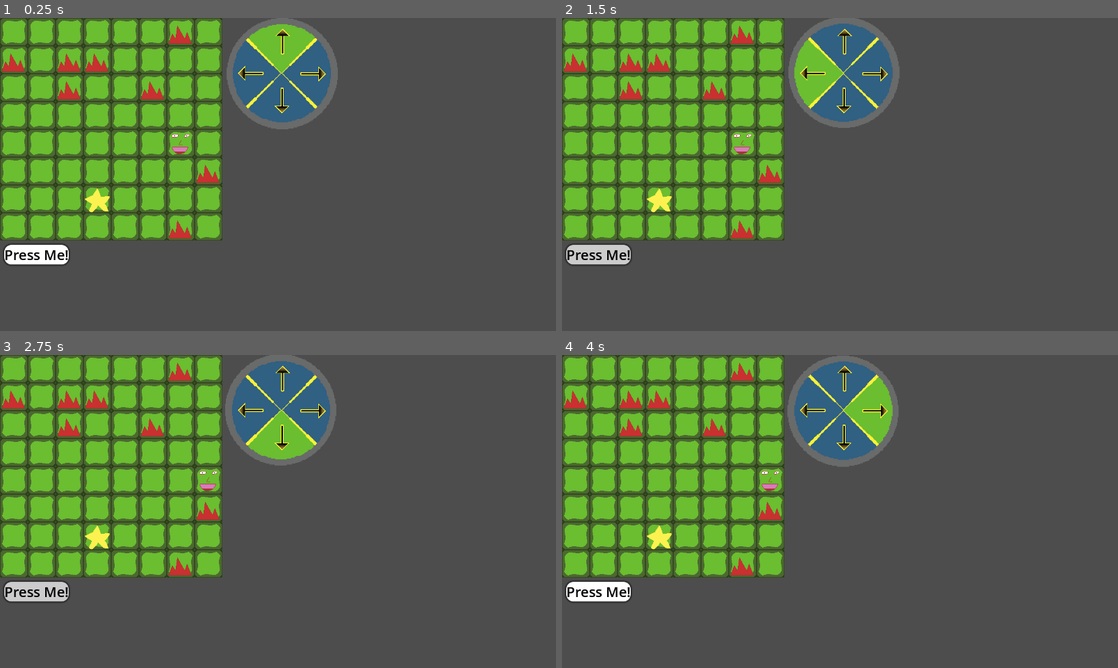
Above: before the commit, frames 1-4 (two rows, left to right).
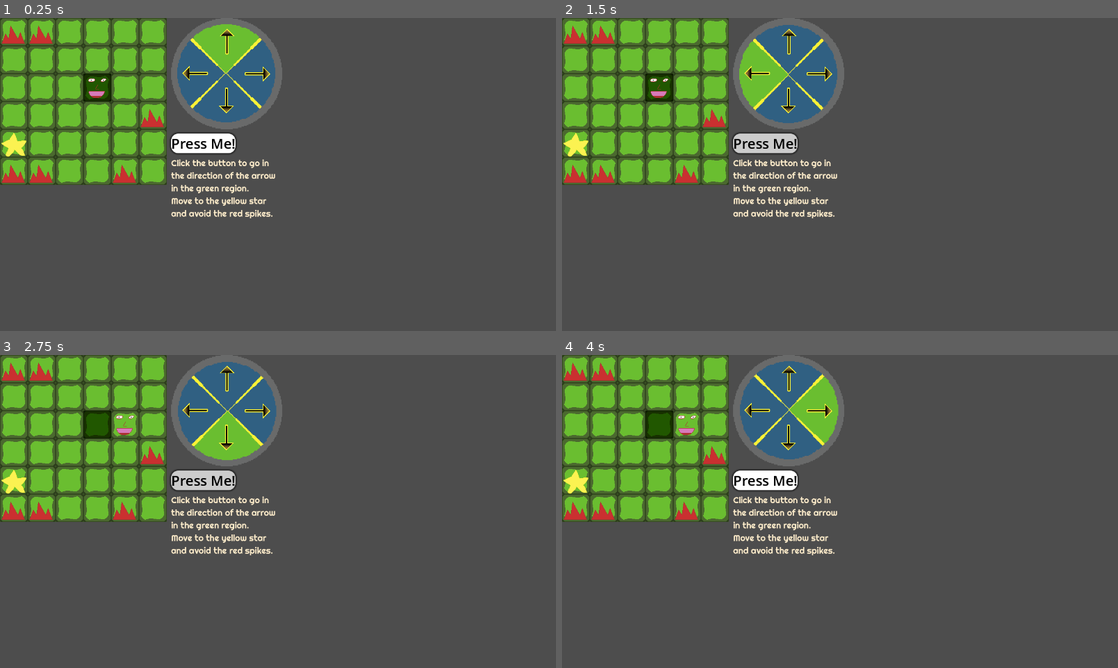
Above: after the commit, the same moments.

Repository: OrangePainting/in-this-economy
Game: Godot game, scene res://Scenes/Projects/grid_game_manager.tscn
Two runs of this game, one before a commit and one after it. Both use one fixed random seed, a clock stepped at 60 frames per second and the inputs below. This scene is started directly instead of the project's main scene.
Inputs (mouse positions are in pixels of both pictures, inside the frame that each line leads up to):
- Up to frame 1 (0.25 s): no input
- Up to frame 2 (1.5 s): click "Press Me!" at 0.5 s; click "Press Me!" at 1.25 s
- Up to frame 3 (2.75 s): click "Press Me!" at 2 s
- Up to frame 4 (4 s): tap Enter at 2.75 s; move the mouse to (962, 495) at 2.77 s; tap Space at 3.5 s; move the mouse to (728, 527) at 3.52 s

The runs differ from the first frame. In frame 1, 21% of the frame differs, in the area x 0-61%, y 0-80%; in frame 2, 21%; in frame 3, 21%; in frame 4, 22%.

Commit message:
Fixed some bugs with grid project
Krish Konda
11:35 06/23/36

Fixed some problems with collision, and added better animation for player movement.

Diff:
--- a/Scenes/Projects/grid.tscn
+++ b/Scenes/Projects/grid.tscn
@@ -4,5 +4,5 @@
 
 [node name="Grid" type="Node2D" unique_id=1362002633]
 script = ExtResource("1_ol77b")
-GRID_SIZE = 5
+GRID_SIZE = 6
 CELL_SIZE = 64
--- a/Scenes/Projects/grid_game_manager.tscn
+++ b/Scenes/Projects/grid_game_manager.tscn
@@ -6,6 +6,7 @@
 [ext_resource type="PackedScene" uid="uid://bn1efqqjxo7lw" path="res://Scenes/Projects/goal.tscn" id="4_o021q"]
 [ext_resource type="PackedScene" uid="uid://dx660pyvaki7f" path="res://Scenes/Projects/button.tscn" id="5_o021q"]
 [ext_resource type="PackedScene" uid="uid://b6pj7ivvrvxkg" path="res://Scenes/Projects/spinner.tscn" id="6_5bp7w"]
+[ext_resource type="Theme" uid="uid://b3klx57slj0l3" path="res://Assets/UI/soft_retro/soft_retro/soft_retro.tres" id="7_kpj4w"]
 
 [node name="GridGameManager" type="Control" unique_id=523907288 node_paths=PackedStringArray("grid", "goal", "person", "spinner", "button")]
 layout_mode = 3
@@ -17,12 +18,13 @@
 spinner = NodePath("Spinner")
 button = NodePath("Button")
 
-[node name="Grid" parent="." unique_id=1362002633 instance=ExtResource("2_ffw2k")]
-GRID_SIZE = 8
+[node name="Grid" parent="." unique_id=1362002633 node_paths=PackedStringArray("person") instance=ExtResource("2_ffw2k")]
+person = NodePath("../Person")
 
 [node name="Person" parent="." unique_id=160687002 node_paths=PackedStringArray("grid", "goal") instance=ExtResource("3_s11ug")]
 grid = NodePath("../Grid")
 goal = NodePath("../Goal")
+move_length = 0.1
 
 [node name="Goal" parent="." unique_id=794537095 node_paths=PackedStringArray("grid") instance=ExtResource("4_o021q")]
 grid = NodePath("../Grid")
@@ -35,4 +37,15 @@
 offset_right = 314.0
 offset_bottom = 45.0
 
+[node name="InfoLabel" type="Label" parent="." unique_id=1883961047]
+unique_name_in_owner = true
+layout_mode = 0
+offset_right = 256.0
+offset_bottom = 128.0
+theme = ExtResource("7_kpj4w")
+theme_override_font_sizes/font_size = 20
+text = "Click the button to go in the direction of the arrow in the green region.
+Move to the yellow star and avoid the red spikes."
+autowrap_mode = 2
+
 [connection signal="pressed" from="Button" to="." method="_on_button_pressed"]
--- a/Scenes/Projects/spinner.tscn
+++ b/Scenes/Projects/spinner.tscn
@@ -9,11 +9,11 @@
 
 [node name="SpinnerBackground" type="Sprite2D" parent="." unique_id=593067260]
 unique_name_in_owner = true
-position = Vector2(126, 127)
+position = Vector2(128, 128)
 scale = Vector2(2, 2)
 texture = ExtResource("1_4wjxi")
 centered = false
-offset = Vector2(-63, -63.5)
+offset = Vector2(-64, -64)
 
 [node name="UpArrow" type="Sprite2D" parent="." unique_id=1928081488]
 unique_name_in_owner = true
--- a/Scenes/Projects/square.tscn
+++ b/Scenes/Projects/square.tscn
@@ -2,6 +2,5 @@
 
 [ext_resource type="Texture2D" uid="uid://sfti6lmj1p4k" path="res://Assets/ProjectGrid/GridSquare.png" id="1_myyy1"]
 
-[node name="Square" type="Sprite2D" unique_id=1611979400]
+[node name="Square" type="TextureRect" unique_id=1927568463]
 texture = ExtResource("1_myyy1")
-centered = false
--- a/Scripts/Projects/grid.gd
+++ b/Scripts/Projects/grid.gd
@@ -1,6 +1,8 @@
 extends Node2D
 
 const Square = preload("res://Scenes/Projects/square.tscn")
+
+@export var person: Node2D
 
 @export_group("Grid Properties")
 @export var GRID_SIZE: int
@@ -11,6 +13,9 @@
 # Called when the node enters the scene tree for the first time.
 func _ready() -> void:
 	spawn_grid()
+	await get_tree().process_frame
+	grid[person.player_pos.x][person.player_pos.y].modulate = Color(0.31, 0.46, 0.009, 1.0)
+	print(person.player_pos)
 
 
 # Called every frame. 'delta' is the elapsed time since the previous frame.
--- a/Scripts/Projects/grid_game_manager.gd
+++ b/Scripts/Projects/grid_game_manager.gd
@@ -5,6 +5,8 @@
 @export var person: Node2D
 @export var spinner: Node2D
 @export var button: Button
+
+var total_time: float = 0
 
 var current_direction = 0 # Up, then clockwise
 var spin_delay = 0.4
@@ -22,8 +24,9 @@
 
 	person.person_moved.connect(check_obstacle_collision)
 
-	button.position = Vector2.DOWN * grid.GRID_SIZE * grid.CELL_SIZE + Vector2.ONE * PADDING
 	spinner.position = Vector2.RIGHT * grid.GRID_SIZE * grid.CELL_SIZE + Vector2.RIGHT * PADDING
+	button.position = spinner.position + Vector2.DOWN * spinner.spinner_size.y + Vector2.DOWN * PADDING
+	%InfoLabel.position = button.position + Vector2.DOWN * button.size.y + Vector2.DOWN * PADDING
 
 	num_spikes = grid.GRID_SIZE
 	for i in num_spikes:
@@ -32,12 +35,15 @@
 		add_child(s)
 		spikes.append(s)
 
-	person.set_pos(randi_range(0, grid.GRID_SIZE - 1), randi_range(0, grid.GRID_SIZE - 1))
-	goal.set_pos(randi_range(0, grid.GRID_SIZE - 1), randi_range(0, grid.GRID_SIZE - 1))
-	while person.player_pos.distance_to(goal.goal_pos) < 3 or spikes.any(func(s): person.player_pos == s.spike_pos or goal.goal_pos == s.spike_pos):
+	var reset = true
+	while reset:
+		reset = false
 		# while person is too close to goal or spikes overlaps with player or goal, randomize positions again
 		person.set_pos(randi_range(0, grid.GRID_SIZE - 1), randi_range(0, grid.GRID_SIZE - 1))
 		goal.set_pos(randi_range(0, grid.GRID_SIZE - 1), randi_range(0, grid.GRID_SIZE - 1))
+		if person.player_pos.distance_to(goal.goal_pos) < 3: reset = true
+		for s in spikes:
+			if s.spike_pos == person.player_pos: reset = true
 
 	person.starting_pos = person.player_pos
 
@@ -46,13 +52,16 @@
 	tween.tween_callback(change_direction).set_delay(spin_delay)
 
 func check_obstacle_collision() -> void:
-	for s in spikes: print(s.spike_pos)
-	print(person.player_pos)
-	if spikes.any(func(s): person.player_pos == s.spike_pos): person.player_pos = person.starting_pos
+	for s in spikes:
+		if s.spike_pos == person.player_pos:
+			person.player_pos = person.starting_pos
+			var tween = create_tween()
+			tween.tween_property(person, "modulate", Color.RED, 0.1)
+			tween.tween_property(person, "modulate", Color.WHITE, 0.3)
 
 # Called every frame. 'delta' is the elapsed time since the previous frame.
 func _process(delta: float) -> void:
-	pass
+	total_time += delta
 
 func change_direction() -> void:
 	current_direction = (current_direction + 1) % 4
--- a/Scripts/Projects/person.gd
+++ b/Scripts/Projects/person.gd
@@ -43,7 +43,7 @@
 	var target = grid.position + player_pos * grid.CELL_SIZE
 	var tween = create_tween()
 	tween.set_ease(Tween.EASE_OUT)
-	tween.set_trans(Tween.TRANS_LINEAR)
+	tween.set_trans(Tween.TRANS_BACK)
 	tween.tween_property(self, "position", target, move_length)
 
 func check_reached_goal() -> bool:
--- a/Scripts/Projects/spinner.gd
+++ b/Scripts/Projects/spinner.gd
@@ -1,9 +1,10 @@
 extends Node2D
 
+var spinner_size: Vector2
 
 # Called when the node enters the scene tree for the first time.
 func _ready() -> void:
-	pass # Replace with function body.
+	spinner_size = %SpinnerBackground.get_rect().size * %SpinnerBackground.scale
 
 
 # Called every frame. 'delta' is the elapsed time since the previous frame.
